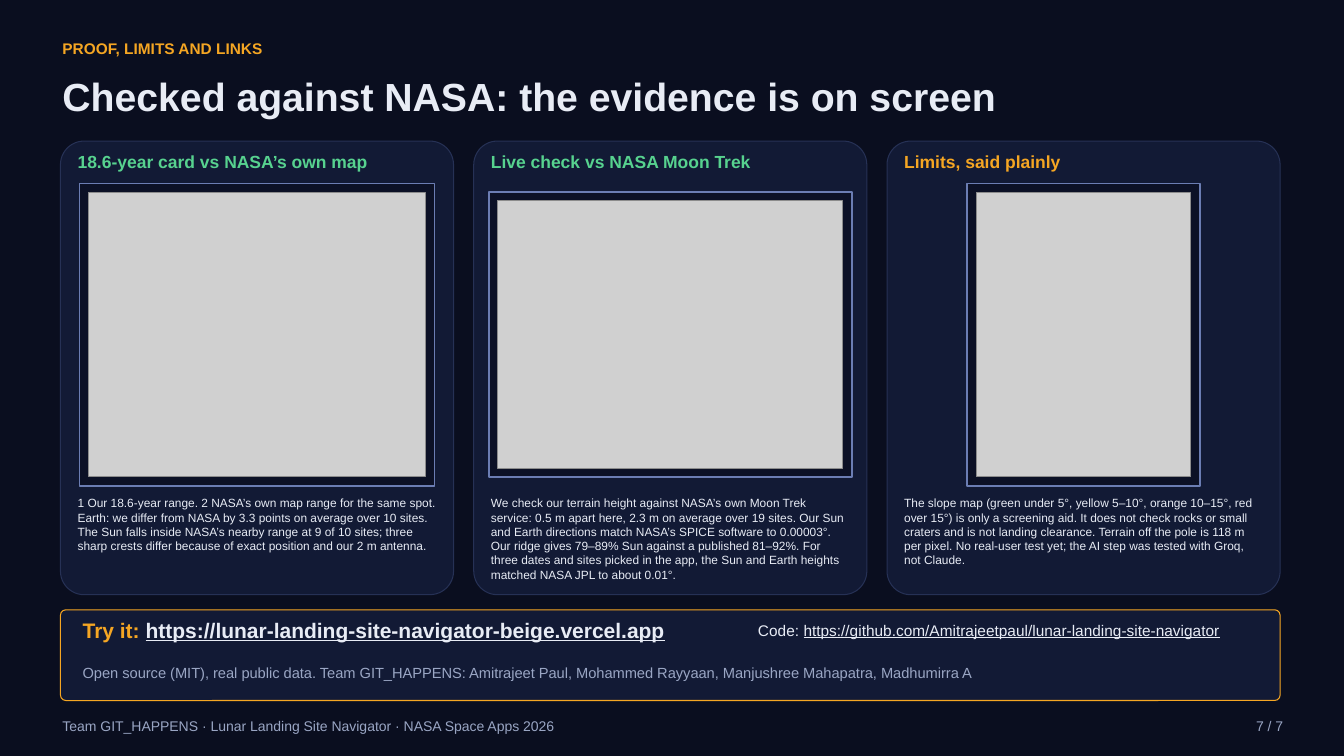
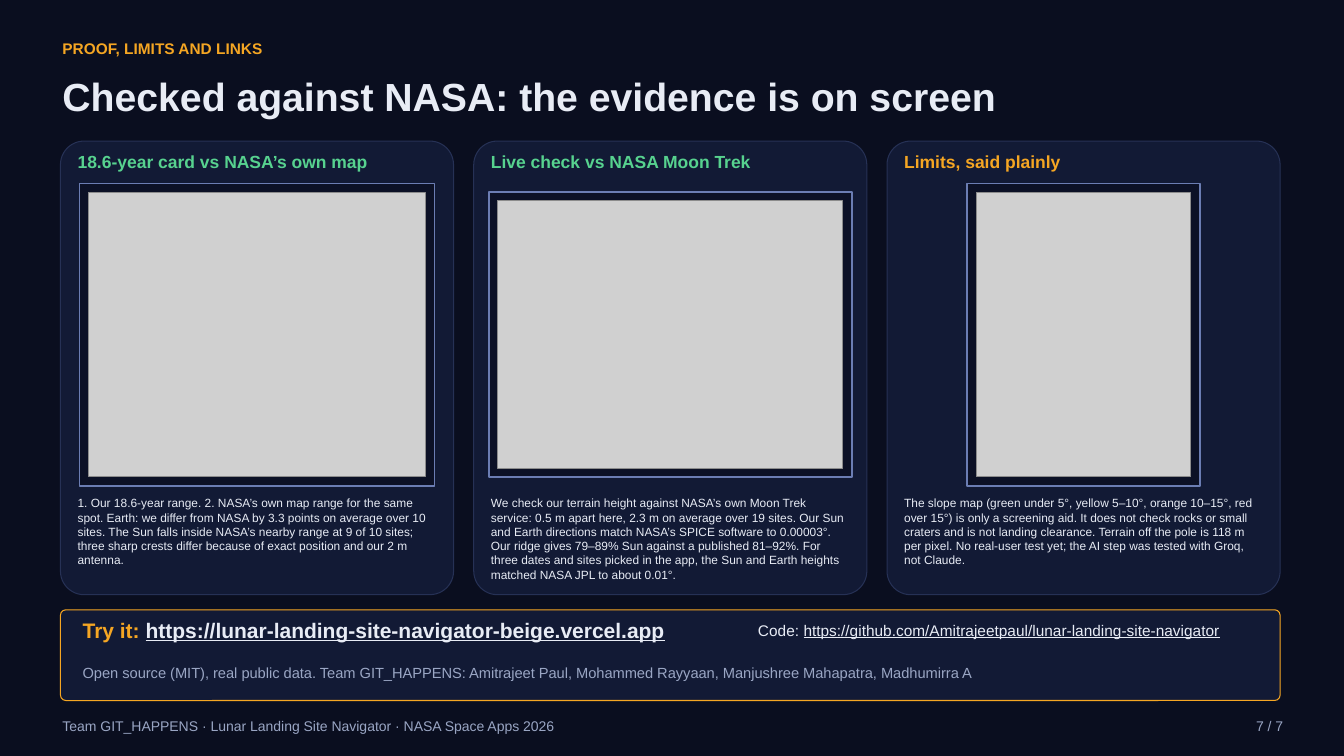
Before and after one commit to Amitrajeetpaul/lunar-landing-site-navigator, a slide deck: slide 7 of docs/GIT_7_SLIDE_PPT.pptx. Drawn at 1344x756 pixels with LibreOffice and Linux fonts; fonts in the diff are those of the drawing; grey boxes stand for pictures. Boxes give left, top, right and bottom in pixels: in the first picture for what was removed or moved away, otherwise in the second. Text is boxed around its words. In the diff, an @@ line names an element or a change of style, - is before the commit and + after.

```diff
--- a/docs/GIT_7_SLIDE_PPT.pptx
+++ b/docs/GIT_7_SLIDE_PPT.pptx
@@ text at (78, 498, 425, 564): text changed @@
-1 Our 18.6-year range. 2 NASA’s own map range for the same spot. Earth: we differ from NASA by 3.3 points on average over 10 sites. The Sun falls inside NASA’s nearby range at 9 of 10 sites; three sharp crests differ because of exact position and our 2 m antenna.
+1. Our 18.6-year range. 2. NASA’s own map range for the same spot. Earth: we differ from NASA by 3.3 points on average over 10 sites. The Sun falls inside NASA’s nearby range at 9 of 10 sites; three sharp crests differ because of exact position and our 2 m antenna.
```
Also in this commit, not shown: 2 other slides changed, 1 other file.
